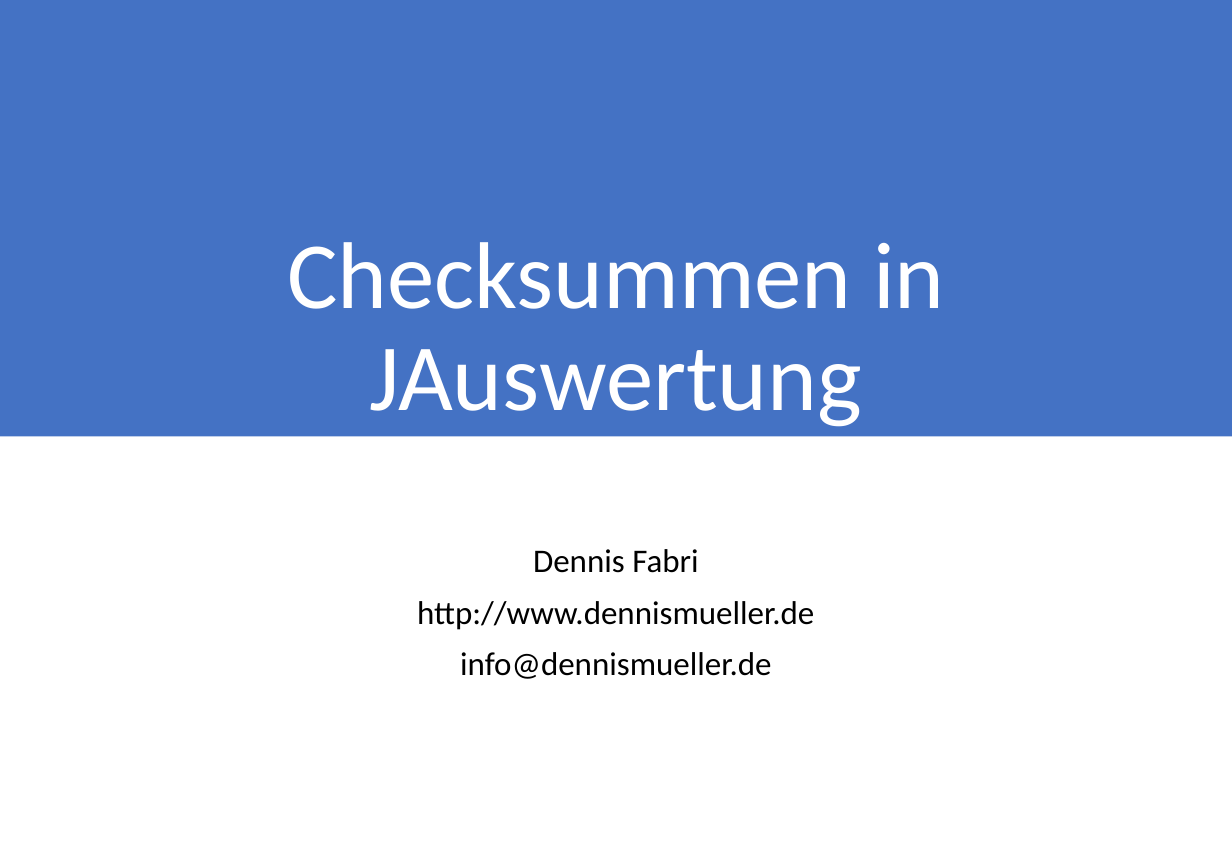
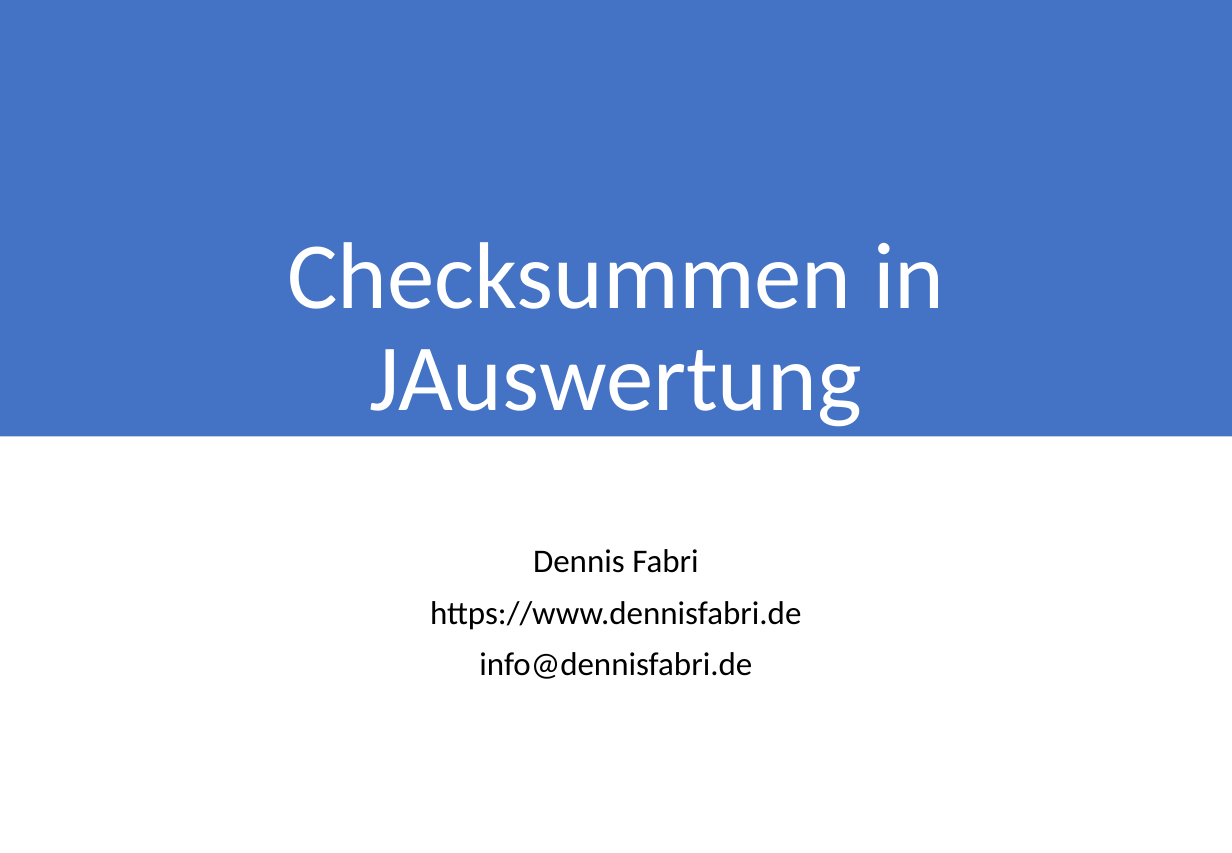
Before and after one commit to dennisfabri/JAuswertung, a slide deck: slide 1 of docs/Checksummen.pptx. Drawn at 1232x853 pixels with LibreOffice and Linux fonts; fonts in the diff are those of the drawing. Boxes give left, top, right and bottom in pixels: in the first picture for what was removed or moved away, otherwise in the second. Text is boxed around its words. In the diff, an @@ line names an element or a change of style, - is before the commit and + after.

```diff
--- a/docs/Checksummen.pptx
+++ b/docs/Checksummen.pptx
@@ subtitle at (430, 601, 801, 679): text changed @@
-http://www.dennismueller.de
-info@dennismueller.de
+https://www.dennisfabri.de
+info@dennisfabri.de
```
Also in this commit, not shown: 5 other slides changed, 16 other files.
